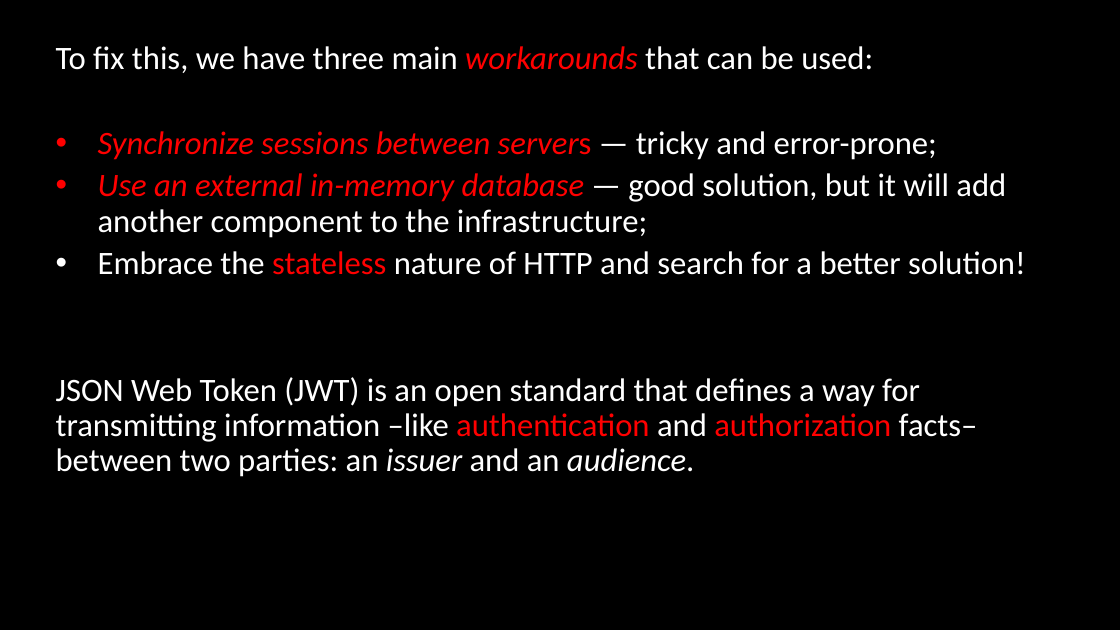
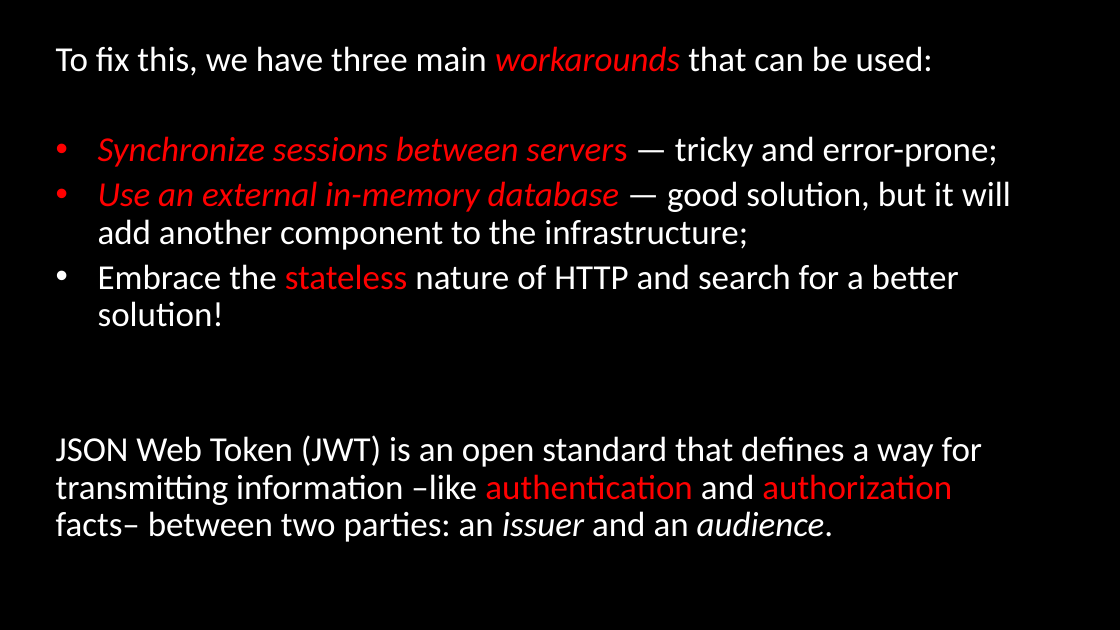
Before and after one commit to asafnaory/nestjs-course, a slide deck: slide 15 of presentations/lecture_jwt.pptx. Drawn at 1120x630 pixels with LibreOffice and Linux fonts; fonts in the diff are those of the drawing. Boxes give left, top, right and bottom in pixels: in the first picture for what was removed or moved away, otherwise in the second. Text is boxed around its words. In the diff, an @@ line names an element or a change of style, - is before the commit and + after.

```diff
--- a/presentations/lecture_jwt.pptx
+++ b/presentations/lecture_jwt.pptx
@@ text "To fix this, we have ..." at [56, 46, 1011, 542]: size 28 to 30 pt @@
```
Also in this commit, not shown: 12 other slides changed, 3 slides added, 1 slide removed.
